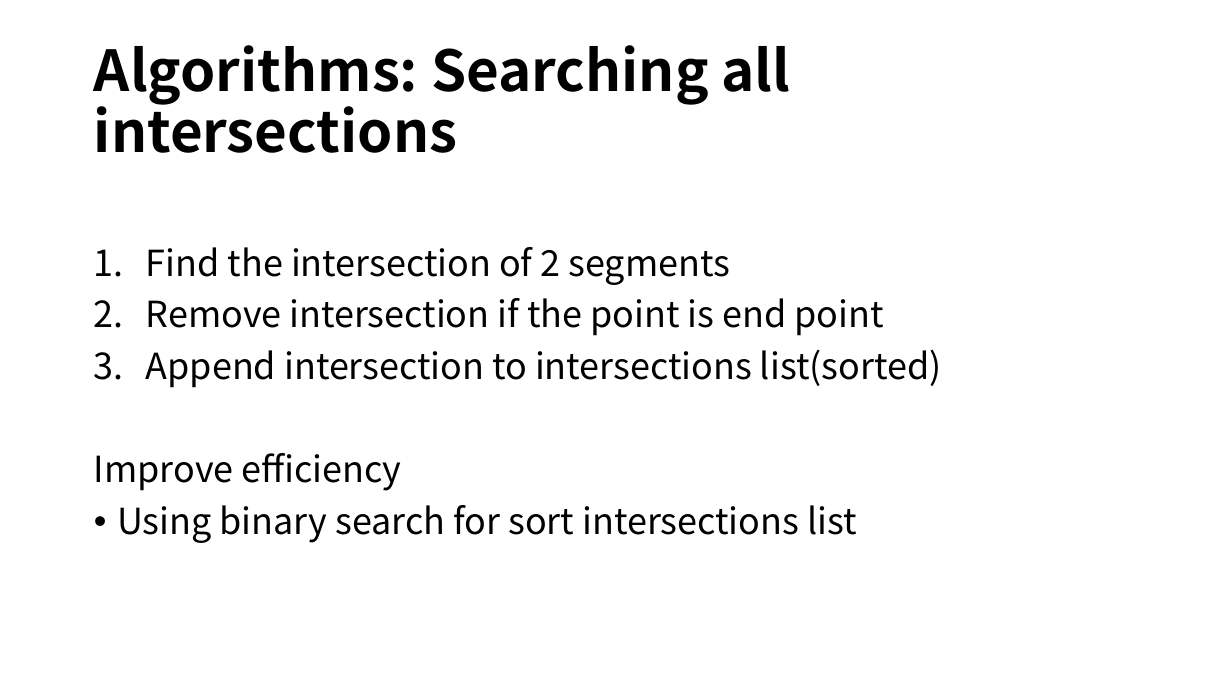
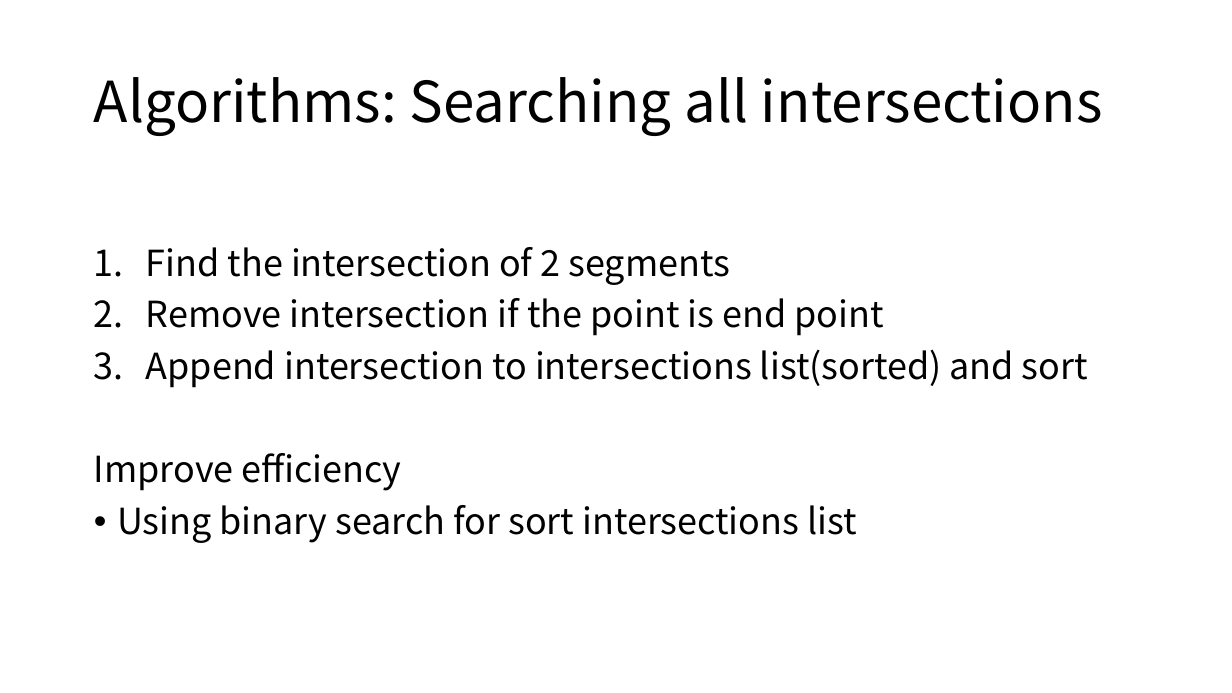
Before and after one commit to ie03-aizu-2019/ie03project-skys, a slide deck: slide 8 of Reports/final.pptx (slide 7 before the commit). Drawn at 1232x693 pixels with LibreOffice and Linux fonts; fonts in the diff are those of the drawing. Boxes give left, top, right and bottom in pixels: in the first picture for what was removed or moved away, otherwise in the second. Text is boxed around its words. In the diff, an @@ line names an element or a change of style, - is before the commit and + after.

```diff
--- a/Reports/final.pptx
+++ b/Reports/final.pptx
@@ title "Algorithms: Searching all intersections" at (94, 77, 1103, 136): bold off @@
@@ text at (146, 349, 1088, 388): text changed @@
-3. Append intersection to intersections list(sorted)
+3. Append intersection to intersections list(sorted) and sort
```
Also in this commit, not shown: 5 other slides changed, 4 slides added, 3 slides removed, 4 other files.
